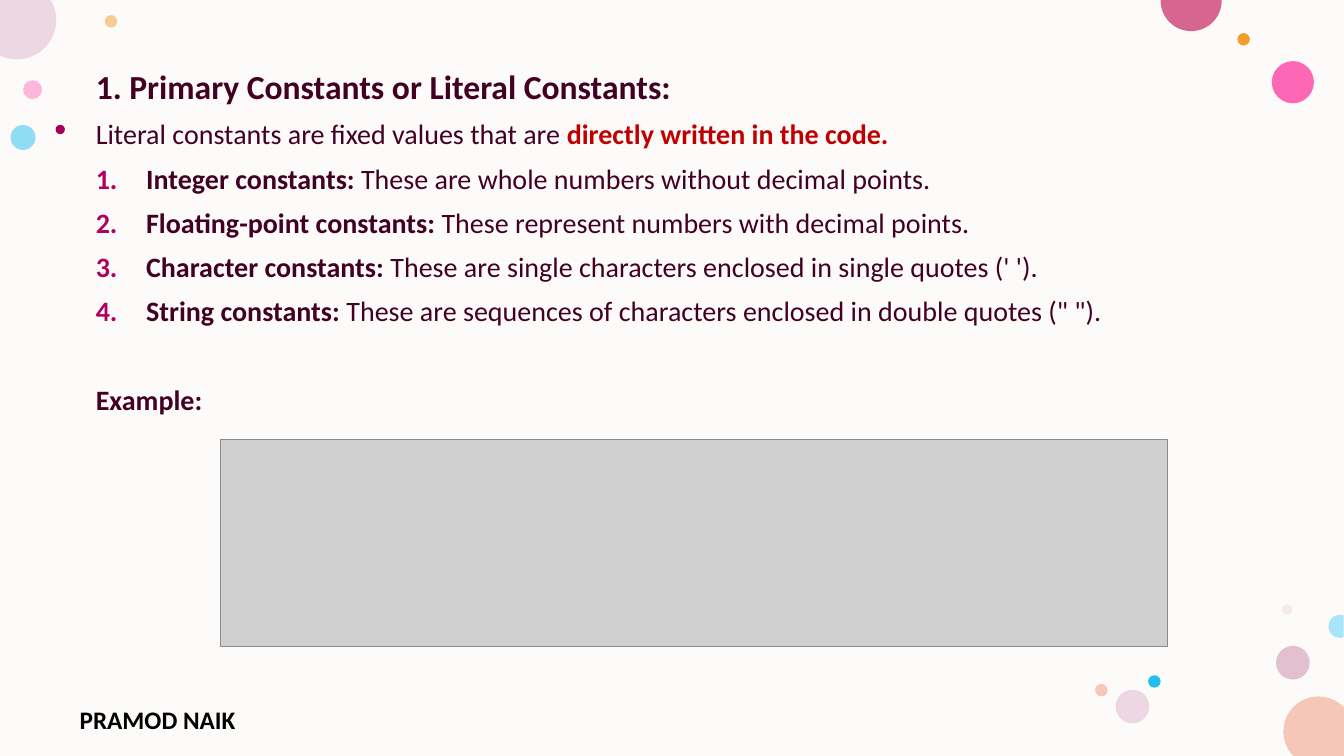
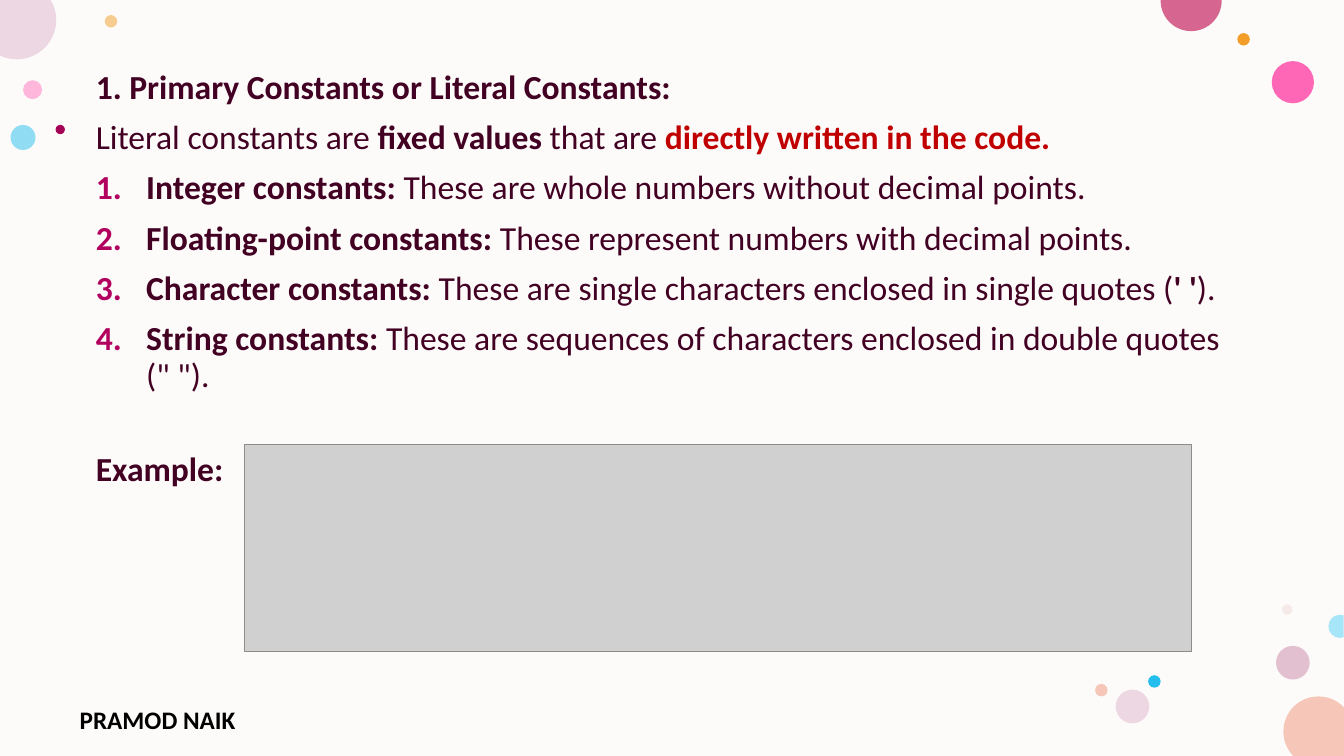
Before and after one commit to PRAMOD-VISHNU-NAIK/MCA-1st-Sem-Shridevi-College, a slide deck: slide 66 of Theory Class-Notes/Unit-1 Basics of C Programming.pptx. Drawn at 1344x756 pixels with LibreOffice and Linux fonts; fonts in the diff are those of the drawing; grey boxes stand for pictures; background and template pictures are left out. Boxes give left, top, right and bottom in pixels: in the first picture for what was removed or moved away, otherwise in the second. Text is boxed around its words. In the diff, an @@ line names an element or a change of style, - is before the commit and + after.

```diff
--- a/Theory Class-Notes/Unit-1 Basics of C Programming.pptx
+++ b/Theory Class-Notes/Unit-1 Basics of C Programming.pptx
@@ text at (96, 125, 1220, 487): size 20 to 24 pt; bold on in "fixed values", "(' ')." @@
@@ picture: place and size @@
-picture at (221, 440, 1169, 647)
+picture at (245, 445, 1193, 652)
```
Also in this commit, not shown: 5 other slides changed, 4 other files.
